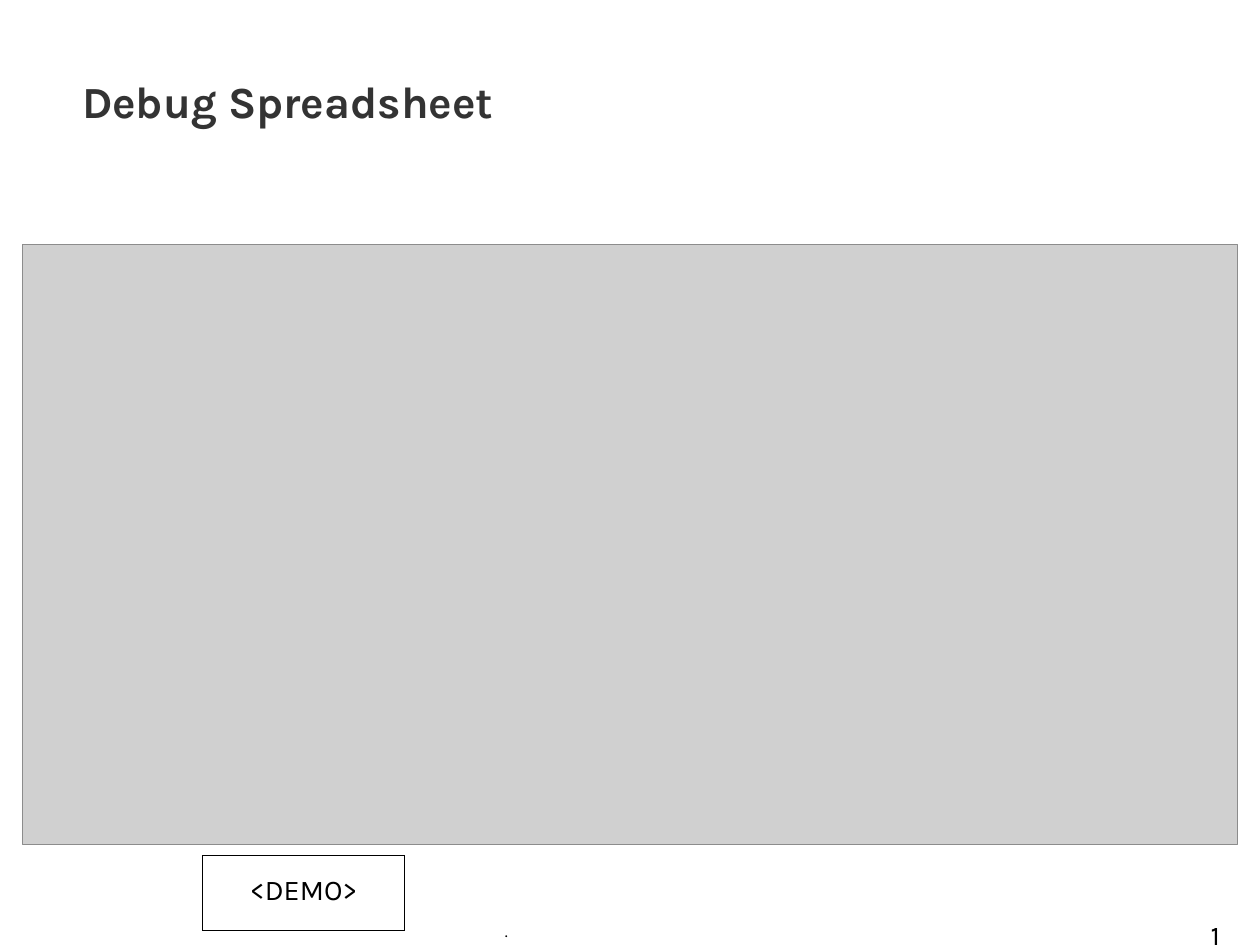
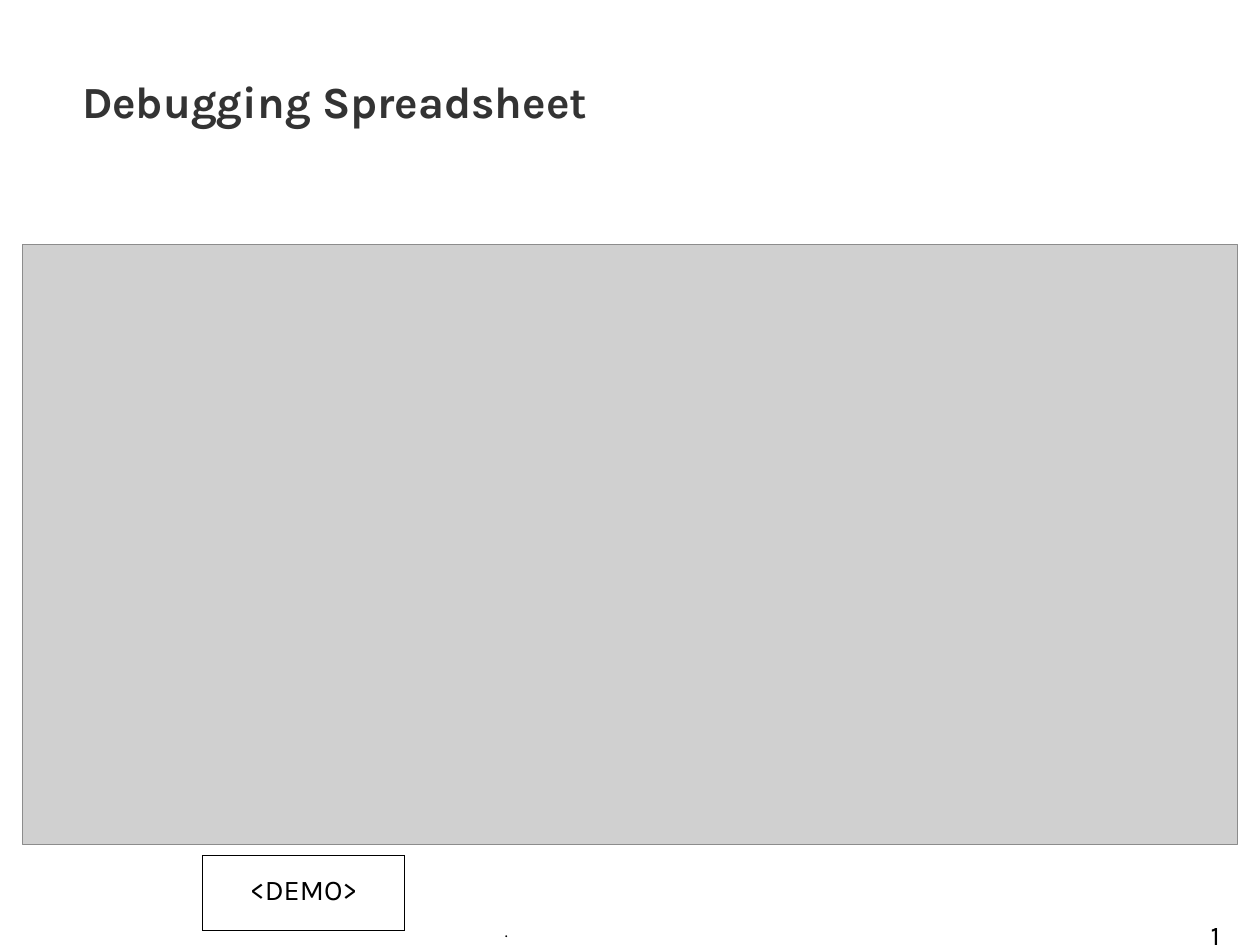
Before and after one commit to tkobayas/kie-live, a slide deck: slide 12 of 2021_Drools_trouble_shooting.odp. Drawn at 1260x945 pixels with LibreOffice and Linux fonts; fonts in the diff are those of the drawing; grey boxes stand for pictures; background and template pictures are left out. Boxes give left, top, right and bottom in pixels: in the first picture for what was removed or moved away, otherwise in the second. Text is boxed around its words. In the diff, an @@ line names an element or a change of style, - is before the commit and + after.

```diff
--- a/2021_Drools_trouble_shooting.odp
+++ b/2021_Drools_trouble_shooting.odp
@@ title at (x1=82, y1=86, x2=587, y2=129): text changed @@
-Debug Spreadsheet
+Debugging Spreadsheet
```
Also in this commit, not shown: 4 other slides changed.
